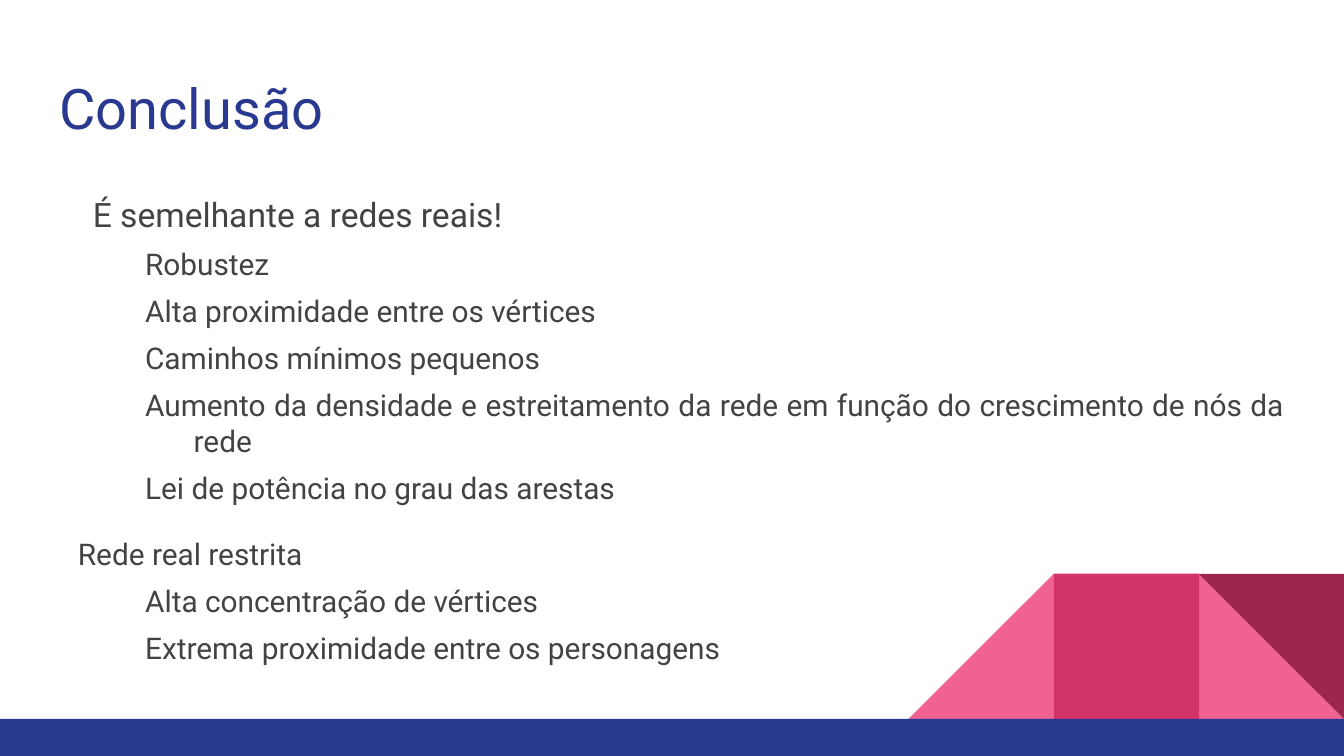
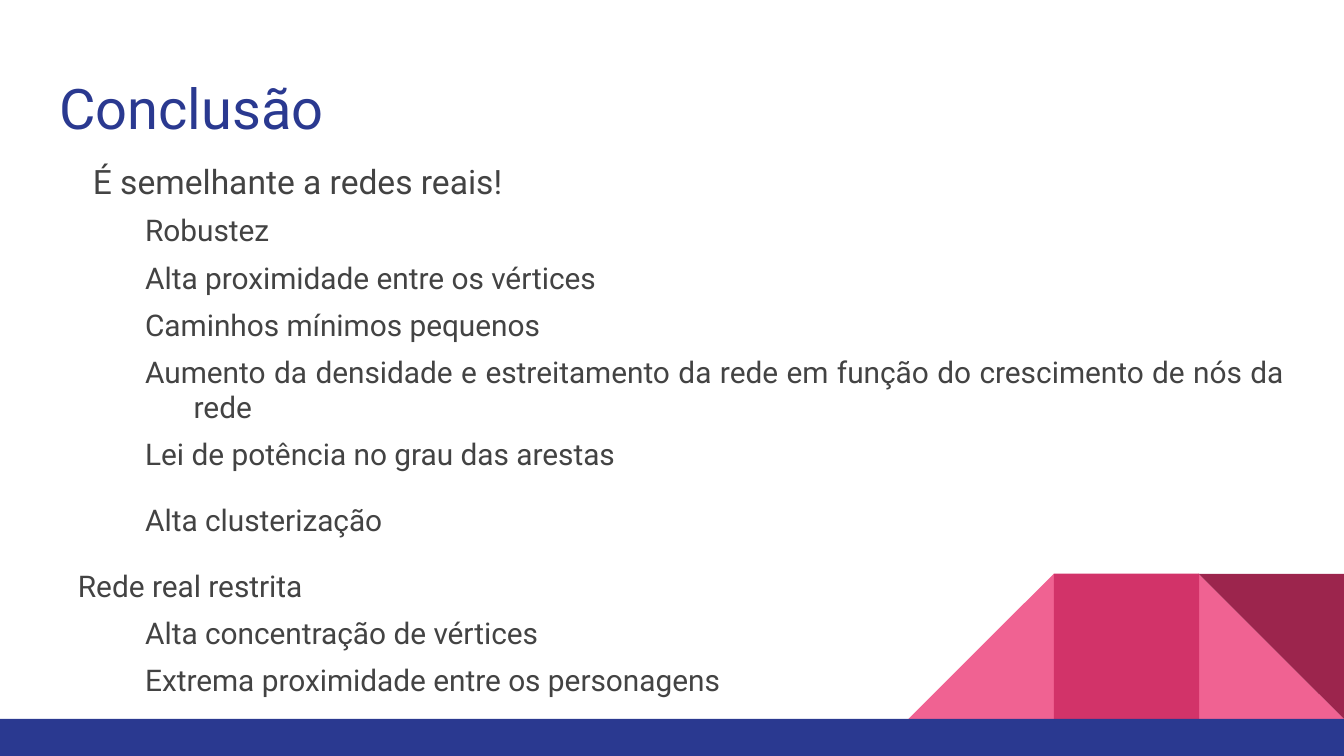
Before and after one commit to ducast/RedesComplexas_ProjetoFinal, a slide deck: slide 12 of AppFinal.pptx (slide 11 before the commit). Drawn at 1344x756 pixels with LibreOffice and Linux fonts; fonts in the diff are those of the drawing. Boxes give left, top, right and bottom in pixels: in the first picture for what was removed or moved away, otherwise in the second. Text is boxed around its words. In the diff, an @@ line names an element or a change of style, - is before the commit and + after.

```diff
--- a/AppFinal.pptx
+++ b/AppFinal.pptx
@@ text "É semelhante a redes reais!": place and size @@
-text "É semelhante a redes reais!" at <box>78,197,1283,665</box>
+text "É semelhante a redes reais!" at <box>78,163,1283,651</box>
@@ text at <box>145,508,382,538</box>: paragraph added @@
+  Alta clusterização
```
Also in this commit, not shown: 2 other slides changed, 1 slide added, 5 other files.
